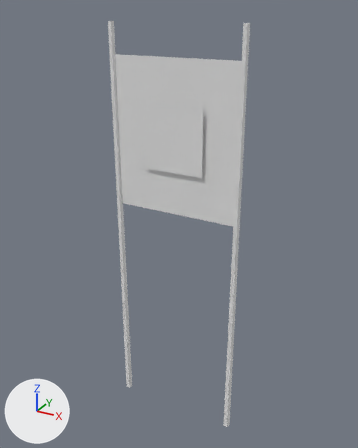
A saved change to the FBX model Assets/ChillRoad/Models/AlpPack/Slalom_Gate_Red.fbx.
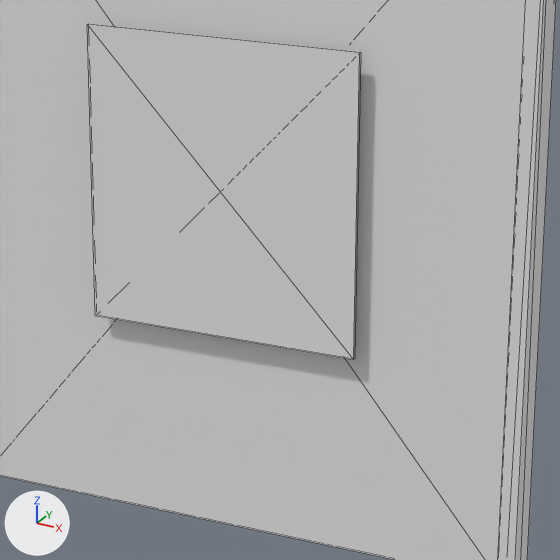
Old and new are each drawn whole from a 50 mm lens placed at (1.09, -1.93, 1.81), pointed at (0.0, 0.05, 0.82) and again close up on the part from 35% to 69% of the width and 22% to 50% of the height. The axes (+X, +Y, +Z) are drawn at lower left. The lights are the same throughout. The last two pictures show the newer version. The close-ups show mesh edges as thin lines. Objects named as collision shapes, trigger or cutter boxes, shadow casters or lower levels of detail are left out. Where no turn or scale is listed for an object, it has been applied to the vertices.

Before the edit, the objects in view are built like this:
```python
me_slalom_gate_red_lod0 = bpy.data.meshes.new('Slalom_Gate_Red_LOD0')
me_slalom_gate_red_lod0.from_pydata(...)  # 44 vertices, 38 faces; spans x -0.34..0.34, y -0.01..0.02, z -0.3..1.75
me_slalom_gate_red_lod0.materials.append(mat_ap_palette)  # its picture is missing
ob_slalom_gate_red_lod0 = bpy.data.objects.new('Slalom_Gate_Red_LOD0', me_slalom_gate_red_lod0)
ob_slalom_gate_red_lod0.location = (0.0, 0.0, 0.0)
```
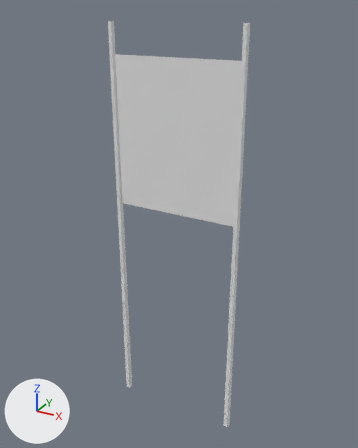
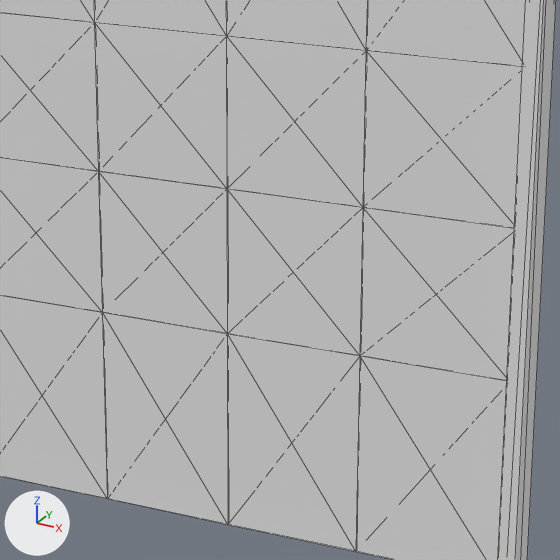
What the commit changed:
me_slalom_gate_red_lod0 is used by ob_slalom_gate_red_lod0; location (0.0, 0.0, 0.0).
me_slalom_gate_red_lod0 had 44 vertices, 38 faces and spanned x -0.34..0.34, y -0.01..0.02, z -0.3..1.75.
me_slalom_gate_red_lod0 now has 70 vertices, 90 faces and spans x -0.34..0.34, y -0.01..0.02, z -0.3..1.75.
Part 1, on me_slalom_gate_red_lod0:
16 vertices are removed from x -0.15..0.15, y -0.01..0.02, z 1.1..1.4.
12 faces are deleted.
4 vertices are added at (-0.31, 0.0, 1.4), (0.31, 0.0, 1.4), (-0.31, 0.0, 1.4), (0.31, 0.0, 1.4).
6 new vertices lie (0.16, 0.0, 0.0) away from vertices in x -0.31, y 0.0, z 0.89..1.61.
6 new vertices lie (0.0, 0.0, -0.15) away from vertices in x -0.31..0.31, y 0.0, z 1.4.
8 new vertices lie (0.15, 0.0, 0.0) away from vertices in x -0.15, y 0.0, z 0.89..1.61.
8 new vertices lie (0.0, 0.0, -0.15) away from vertices in x -0.31..0.31, y 0.0, z 1.25.
10 new vertices lie (0.15, 0.0, 0.0) away from vertices in x 0.0, y 0.0, z 0.89..1.61.
64 new faces join them.

What differs and where, as boxes (x1, y1, x2, y2) in the close-ups (560 x 560 px):
part 1 of me_slalom_gate_red_lod0, cut back: (0, 0, 523, 560) in both
